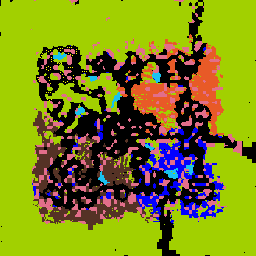
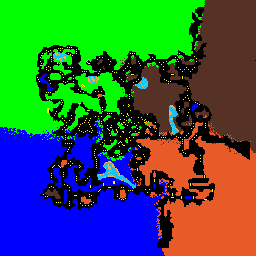
Layered file, before and after one edit (256 × 256). Changes by layer:
showed "collectibles" over [37, 47, 213, 206]
added layer "settlements copy" above "settlements" over [53, 52, 179, 189]
renamed "world2 #3" to "settlements", hid it, moved it above "trees" over [52, 52, 194, 185]
added layer "trees" above "outline" over [0, 0, 256, 256]
hid "world2 #4", painted on it over [0, 0, 256, 256]
hid "world2 #2" over [32, 32, 224, 224]
hid "Pasted Layer" over [10, 0, 246, 229]
hid "world2 #1" over [32, 32, 224, 224]
